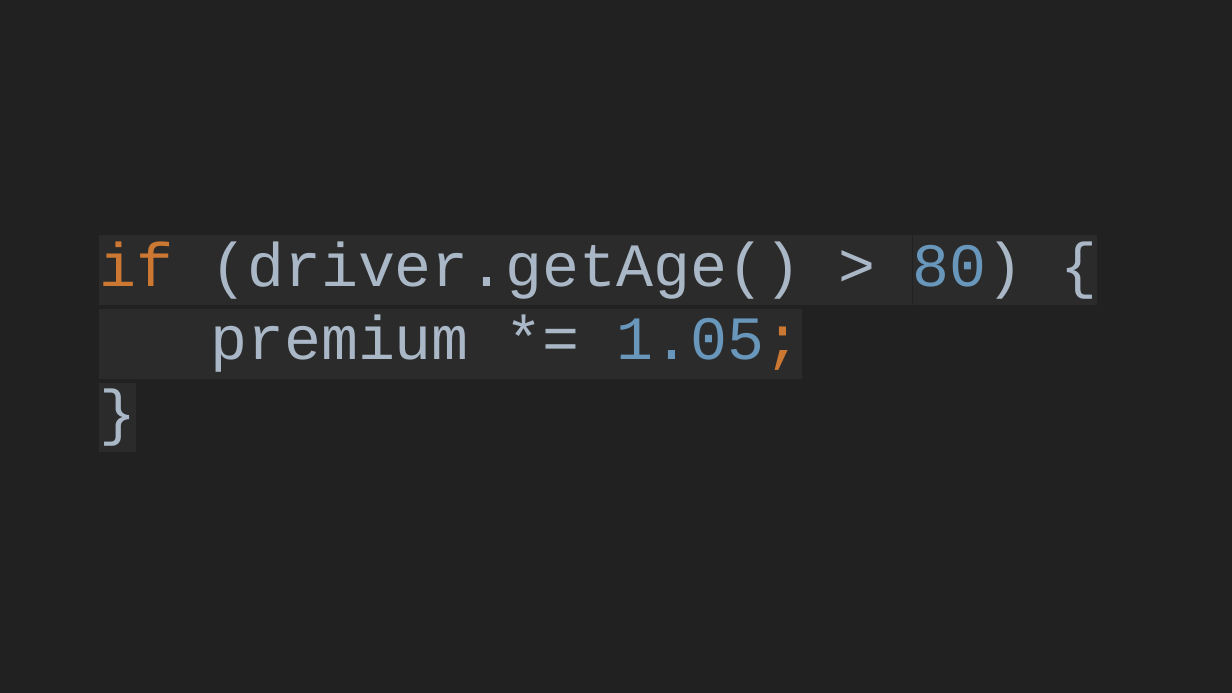
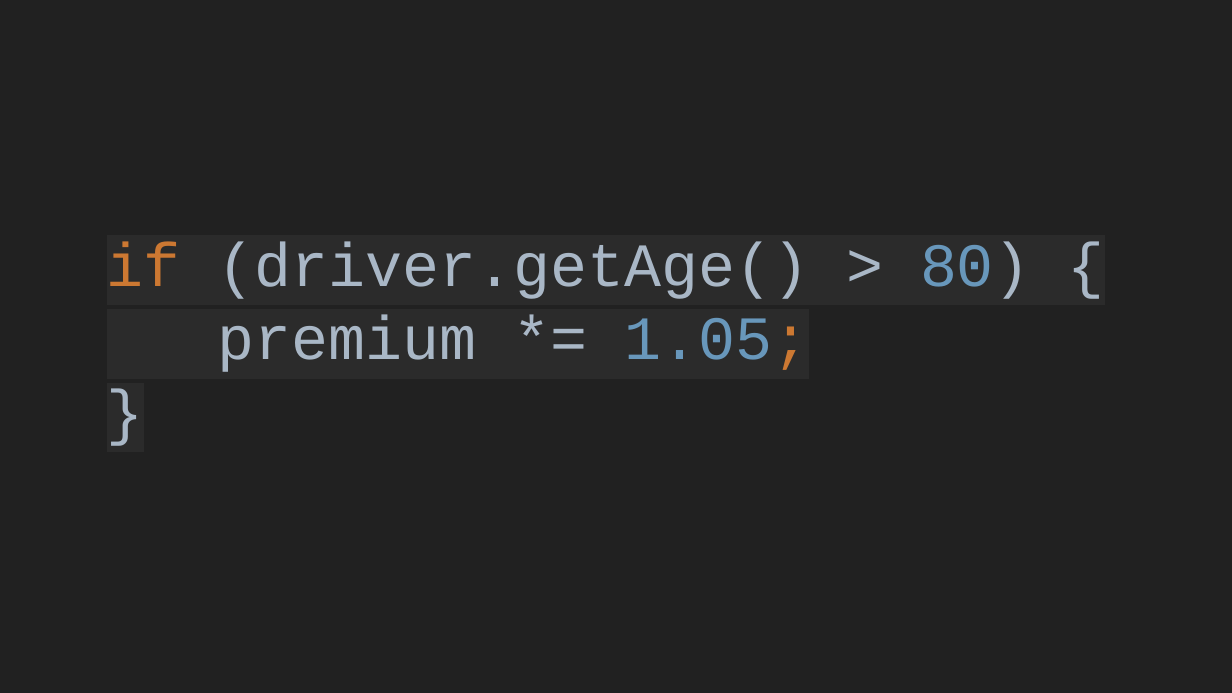
Before and after one commit to mejsla/stepup-drools-2019, a slide deck: slide 5 of docs/Regelmotorer.pptx. Drawn at 1232x693 pixels with LibreOffice and Linux fonts; fonts in the diff are those of the drawing. Boxes give left, top, right and bottom in pixels: in the first picture for what was removed or moved away, otherwise in the second. Text is boxed around its words. In the diff, an @@ line names an element or a change of style, - is before the commit and + after.

```diff
--- a/docs/Regelmotorer.pptx
+++ b/docs/Regelmotorer.pptx
@@ text "if (driver.getAge() > 80) {": place and size @@
-text "if (driver.getAge() > 80) {" at <box>99,242,1024,372</box>
+text "if (driver.getAge() > 80) {" at <box>107,242,1031,372</box>
```
Also in this commit, not shown: 2 other slides changed, 21 slides added, 1 slide removed.
